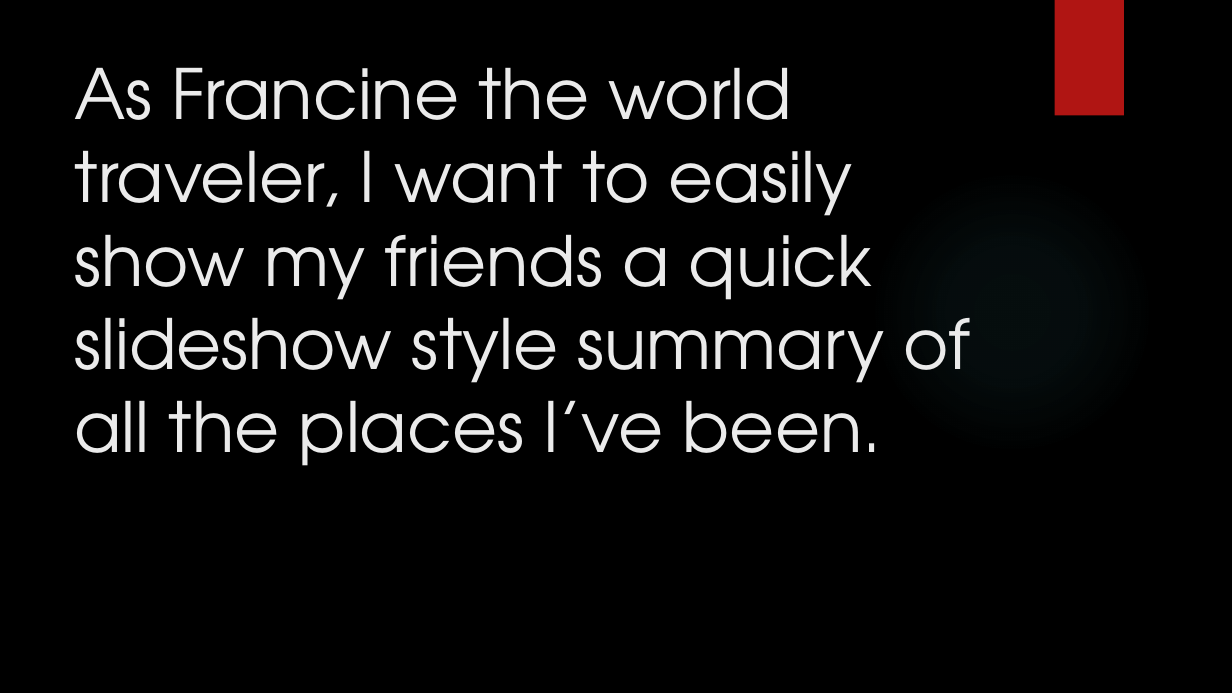
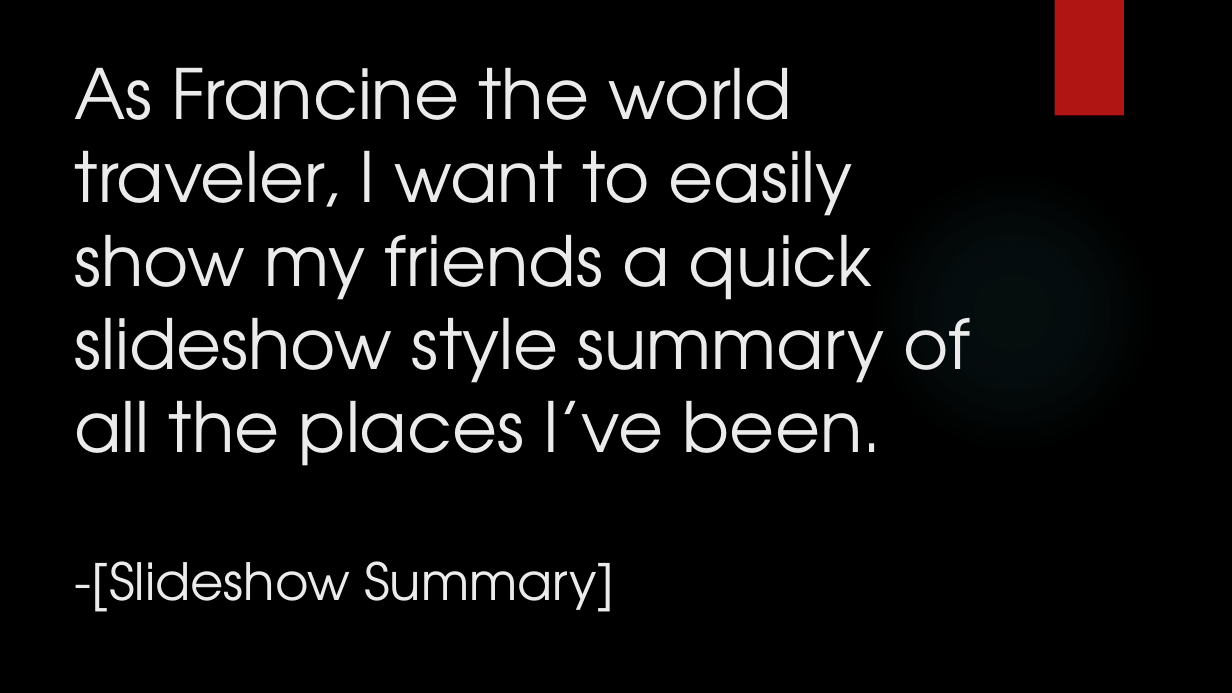
Before and after one commit to junmin-yee/Landmarked, a slide deck: slide 11 of Technology Presentation.pptx. Drawn at 1232x693 pixels with LibreOffice and Linux fonts; fonts in the diff are those of the drawing; background and template pictures are left out. Boxes give left, top, right and bottom in pixels: in the first picture for what was removed or moved away, otherwise in the second. Text is boxed around its words. In the diff, an @@ line names an element or a change of style, - is before the commit and + after.

```diff
--- a/Technology Presentation.pptx
+++ b/Technology Presentation.pptx
@@ title at box(75, 67, 970, 612): text changed @@
-As Francine the world traveler, I want to easily show my friends a quick slideshow style summary of all the places I’ve been.
+As Francine the world traveler, I want to easily show my friends a quick slideshow style summary of all the places I’ve been.
+-[Slideshow Summary]
```
Also in this commit, not shown: 14 other slides changed.
